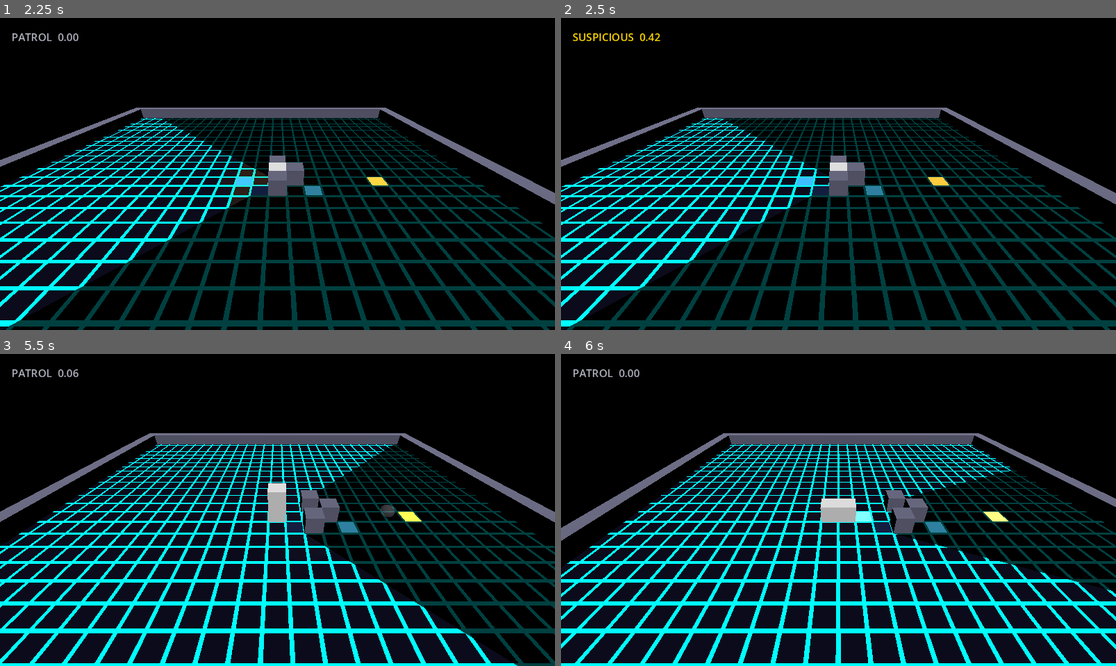
Above: before the commit, frames 1-4 (two rows, left to right).
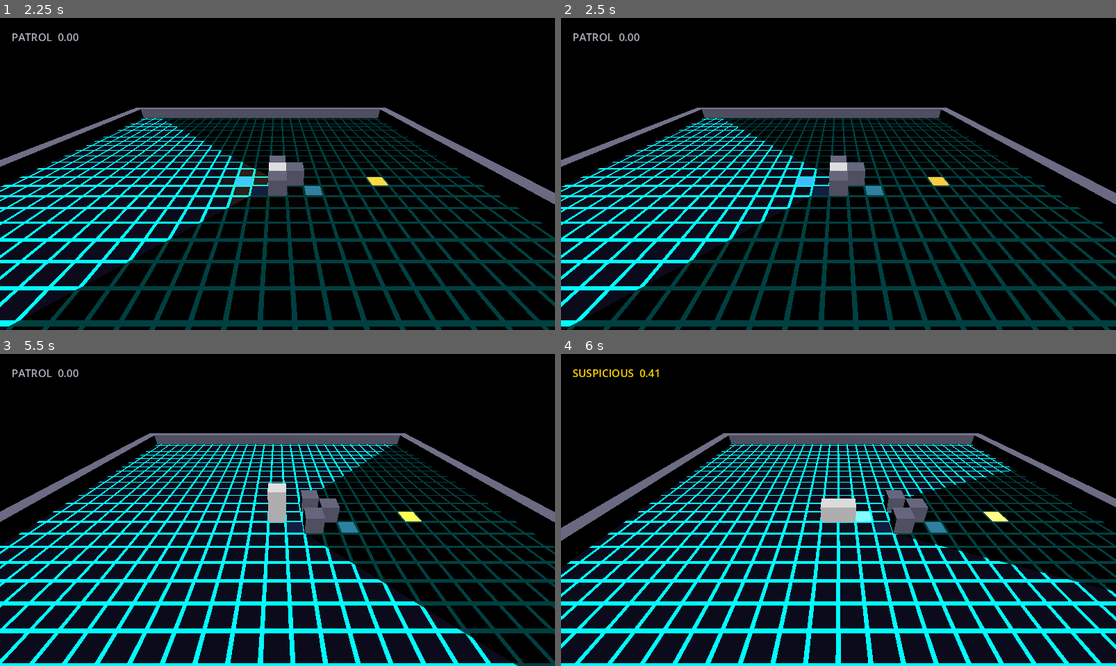
Above: after the commit, the same moments.

Repository: StevenLong/cube
Game: Godot game, scene res://main_menu.tscn
Same seed, same stepped clock (60 frames per second), same inputs: the game is played once before the commit and once after it.
Inputs:
- Up to frame 1 (2.25 s): click "Sandbox" at 0.5 s; tap Enter at 1.25 s; hold Right (move_right) 1.28-2.03 s; hold V (blend) 1.28-2.03 s; hold C (extend_depth_back) from 2.03 s (still down); tap F (camera_tilt_down) at 2.1 s
- Up to frame 2 (2.5 s): keep holding C (extend_depth_back)
- Up to frame 3 (5.5 s): tap Space (dodge) at 2.75, 3.6, 4.25 s; release C (extend_depth_back) at 2.78 s; hold Right (move_right) 2.78-3.53 s; tap R (camera_tilt_up) at 2.85 s; tap Enter at 3.5, 5 s; hold Q (extend_depth_fwd) 3.53-4.28 s; hold E (extend) 4.28-5.03 s; hold Left (move_left) from 4.28 s (still down); tap Shift (sprint) at 5.1 s
- Up to frame 4 (6 s): release Left (move_left) at 5.78 s; hold C (extend_depth_back) from 5.78 s (still down); hold V (blend) from 5.78 s (still down)

Frame 1 is identical in both runs. In frame 2, 0.3% of the frame differs, in the area x 2-18%, y 4-8%; in frame 3, less than 0.1%; in frame 4, 0.3%.

Commit message:
Decisive enemy navigation: 8-connected A*, move-while-turning, corridor hysteresis
Replaces 4-connected staircase paths with 8-connected A* (octile heuristic,
SQRT2 diagonal cost, no corner cutting) for direct diagonal routes. _move_toward
now eases speed through sharp turns instead of dead-stopping and pivoting in
place. Pursuit off-grid seek engages only after the corridor stays clear for
CORRIDOR_HYSTERESIS, reverting to A* immediately when blocked, which removes the
corner jiggle. Drops the now-dead NEIGHBORS and TURN_LEAD_THRESHOLD.

Diff:
--- a/enemy_sphere.gd
+++ b/enemy_sphere.gd
@@ -19,11 +19,12 @@
 const FOOTPRINT_VISIT_DIST := 0.6
 const FOOTPRINT_RETARGET_DIST := 0.3
 const TURN_RATE := 5.0  # rad/s — 180° in ~0.6s
-const TURN_LEAD_THRESHOLD := PI / 6.0  # 30° — hold position if facing more than this off
+const TURN_CRAWL_FRACTION := 0.5  # min fraction of speed kept through sharp turns (no dead stop)
+const CORRIDOR_HYSTERESIS := 0.2  # corridor must stay clear this long before off-grid pursuit engages
+const SQRT2 := 1.4142135623730951  # diagonal step cost for 8-connected A*
 
 const NAV_MIN := -13
 const NAV_MAX := 13
-const NEIGHBORS: Array[Vector2i] = [Vector2i(1, 0), Vector2i(-1, 0), Vector2i(0, 1), Vector2i(0, -1)]
 const NEIGHBORS_8: Array[Vector2i] = [
 	Vector2i(-1, -1), Vector2i(0, -1), Vector2i(1, -1),
 	Vector2i(-1, 0), Vector2i(1, 0),
@@ -78,6 +79,7 @@
 var _path: Array[Vector2i] = []
 var _path_idx: int = 0
 var _pursuit_repath_timer: float = 0.0
+var _corridor_open_timer: float = 0.0
 var _visibility_alpha: float = 1.0
 var _visibility_initialized: bool = false
 var _debug_label: Label
@@ -203,10 +205,16 @@
 
 
 func _pursue(delta: float) -> void:
-	# Hybrid locomotion: when there's a sphere-wide corridor to the player,
-	# drop the grid path and seek directly (off-grid, more threatening). When
-	# the corridor is blocked, fall back to A* routing.
+	# Hybrid locomotion: seek the player directly (off-grid, more threatening)
+	# once a sphere-wide corridor has stayed clear for CORRIDOR_HYSTERESIS. That
+	# debounces the per-frame ray check so the sphere does not jitter between
+	# modes at a wall corner. Any block resets the timer and falls back to A*
+	# immediately, the safe choice near walls.
 	if _has_pursuit_corridor():
+		_corridor_open_timer += delta
+	else:
+		_corridor_open_timer = 0.0
+	if _corridor_open_timer >= CORRIDOR_HYSTERESIS:
 		_path = []
 		_path_idx = 0
 		_pursuit_repath_timer = 0.0
@@ -252,9 +260,12 @@
 		angle_off = current_forward.signed_angle_to(horizontal_dir, Vector3.UP)
 		var rot_step := clampf(angle_off, -TURN_RATE * delta, TURN_RATE * delta)
 		rotate(Vector3.UP, rot_step)
-	if absf(angle_off) > TURN_LEAD_THRESHOLD:
-		return
-	var step := minf(speed * speed_mult * delta, distance)
+	# Move while turning: full speed when aligned, easing to a crawl (never a dead
+	# stop) through sharp turns so the sphere arcs decisively instead of pivoting
+	# in place at corners.
+	var align := clampf(cos(angle_off), 0.0, 1.0)
+	var speed_factor := lerpf(TURN_CRAWL_FRACTION, 1.0, align)
+	var step := minf(speed * speed_mult * speed_factor * delta, distance)
 	position += horizontal_dir * step
 
 
@@ -272,6 +283,7 @@
 	if new_state == State.PURSUIT:
 		_set_path_to(_player.position)
 		_pursuit_repath_timer = PURSUIT_REPATH_INTERVAL
+		_corridor_open_timer = 0.0
 		if not was_pursuit:
 			entered_pursuit.emit()
 
@@ -539,21 +551,27 @@
 		return single
 	var came_from: Dictionary = {}
 	var g_score: Dictionary = {start: 0.0}
-	var open: Dictionary = {start: float(absi(start.x - goal.x) + absi(start.y - goal.y))}
+	var open: Dictionary = {start: _octile(start, goal)}
 	while not open.is_empty():
 		var current := _pop_lowest(open)
 		if current == goal:
 			return _reconstruct_path(came_from, current)
 		var current_g: float = g_score[current]
-		for step in NEIGHBORS:
+		for step in NEIGHBORS_8:
 			var n: Vector2i = current + step
 			if _cell_blocked(n):
 				continue
-			var tentative_g := current_g + 1.0
+			# No diagonal corner cutting: both shared orthogonal cells must be
+			# open so the sphere body cannot clip a wall corner.
+			if step.x != 0 and step.y != 0:
+				if _cell_blocked(Vector2i(current.x + step.x, current.y)) or _cell_blocked(Vector2i(current.x, current.y + step.y)):
+					continue
+			var move_cost := SQRT2 if (step.x != 0 and step.y != 0) else 1.0
+			var tentative_g := current_g + move_cost
 			if not g_score.has(n) or tentative_g < g_score[n]:
 				came_from[n] = current
 				g_score[n] = tentative_g
-				open[n] = tentative_g + float(absi(n.x - goal.x) + absi(n.y - goal.y))
+				open[n] = tentative_g + _octile(n, goal)
 	return []
 
 
@@ -568,6 +586,13 @@
 			best = key
 	open.erase(best)
 	return best
+
+
+func _octile(a: Vector2i, b: Vector2i) -> float:
+	# 8-connected admissible heuristic: straight steps cost 1, diagonals SQRT2.
+	var dx := float(absi(a.x - b.x))
+	var dy := float(absi(a.y - b.y))
+	return (dx + dy) + (SQRT2 - 2.0) * minf(dx, dy)
 
 
 func _reconstruct_path(came_from: Dictionary, current: Vector2i) -> Array[Vector2i]:
